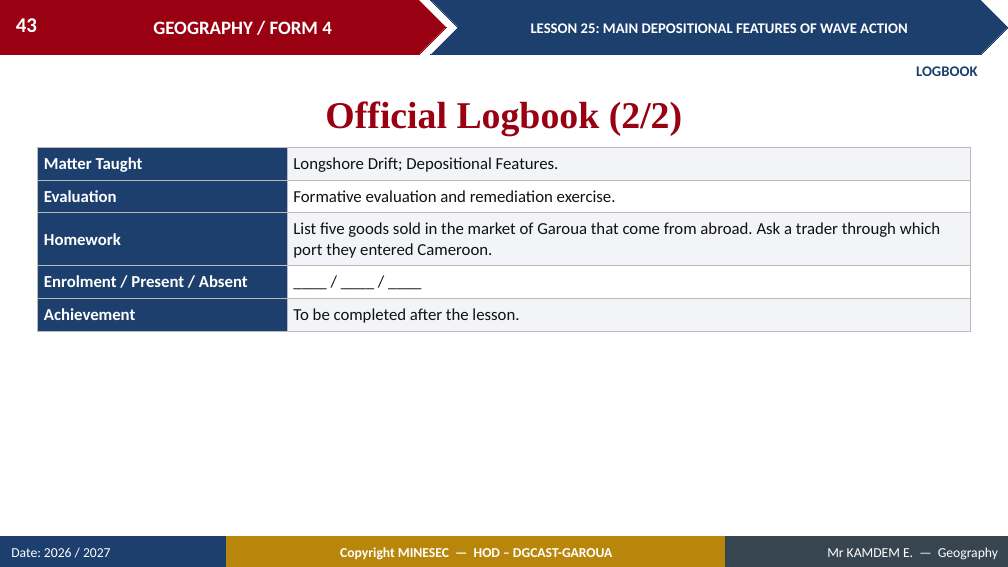
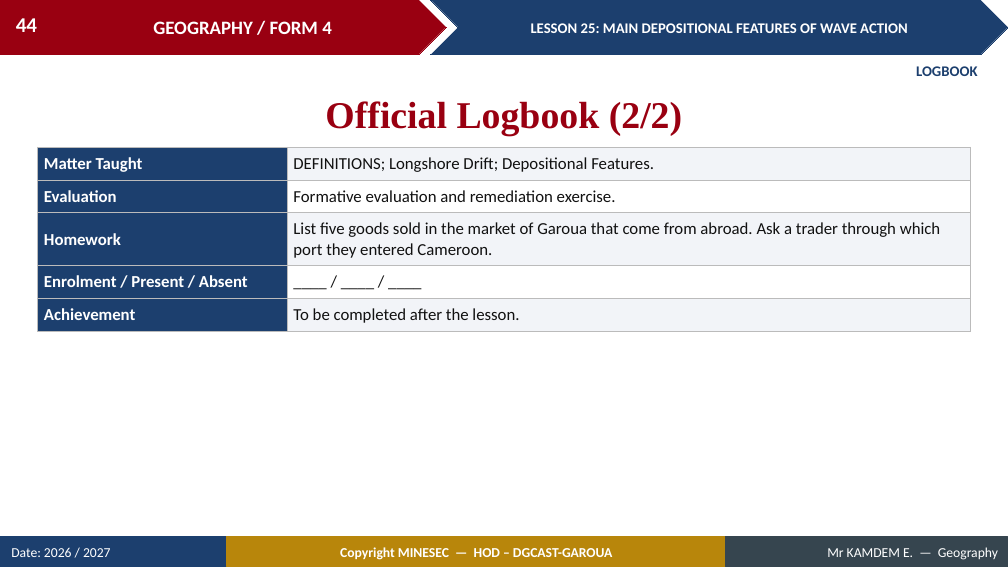
Before and after one commit to Berthautk/linea-github, a slide deck: slide 44 of lecons/F3/29_FORM4_LESSON25_Depositional_Features_of_Wave_Action.pptx (slide 43 before the commit). Drawn at 1008x567 pixels with LibreOffice and Linux fonts; fonts in the diff are those of the drawing. Boxes give left, top, right and bottom in pixels: in the first picture for what was removed or moved away, otherwise in the second. Text is boxed around its words. In the diff, an @@ line names an element or a change of style, - is before the commit and + after.

```diff
--- a/lecons/F3/29_FORM4_LESSON25_Depositional_Features_of_Wave_Action.pptx
+++ b/lecons/F3/29_FORM4_LESSON25_Depositional_Features_of_Wave_Action.pptx
@@ page number at (16, 18, 37, 32): text changed @@
-43
+44
@@ table at (38, 147, 970, 327) @@
-row 1, column 2: Longshore Drift; Depositional Features.
+row 1, column 2: DEFINITIONS; Longshore Drift; Depositional Features.
```
Also in this commit, not shown: 2 other slides changed, 1 slide added, 2 other files.
